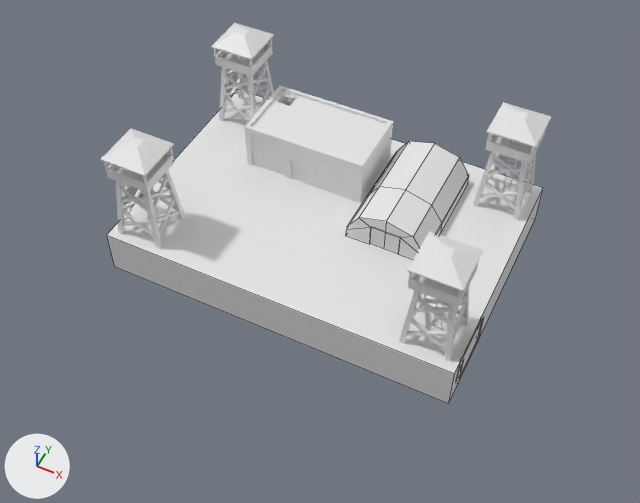
The FBX model The_Compound/Assets/MODELS/FBX/BASIC.fbx as it was, and as the next commit left it.
Rendered twice from a camera (50 mm lens) standing at (7.68, -17.43, 17.71) and looking at (0.54, -3.13, -0.16). Lighting does not change. The marker at lower left points along +X, +Y and +Z. Mesh edges are drawn as thin lines on the coarser meshes. Where no turn or scale is listed for an object, it has been applied to the vertices.

The older version as bpy lines, for what is in view:
```python
me_cube_001 = bpy.data.meshes.new('Cube.001')
me_cube_001.from_pydata([(5.22, 1.64, 0.12), (5.22, 1.64, -1.18), (5.22, -5.42, 0.12), (5.22, -5.42, -1.18), (-4.77, 1.64, 0.12), (-4.77, 1.64, -1.18), (-4.77, -5.42, 0.12), (-4.77, -5.42, -1.18)], [], [(0, 4, 6, 2), (3, 2, 6, 7), (1, 0, 2, 3), (5, 4, 0, 1), (7, 6, 4, 5)])
me_cube_011 = bpy.data.meshes.new('Cube.011')
me_cube_011.from_pydata(...)  # 44 vertices, 36 faces; spans x 1.01..3.26, y -2.53..0.85, z 0.11..1.19
me_cube_012 = bpy.data.meshes.new('Cube.012')
me_cube_012.from_pydata(...)  # 233 vertices, 184 faces; spans x -2.77..0.84, y -1.23..0.85, z -0.04..1.59
ob_barrac = bpy.data.objects.new('BARRAC', me_cube_011)
ob_barrac.location = (0.0, 0.0, 0.0)
ob_build_001 = bpy.data.objects.new('BUILD.001', me_cube_012)
ob_build_001.location = (0.0, 0.0, 0.0)
ob_floor = bpy.data.objects.new('FLOOR', me_cube_001)
ob_floor.location = (0.0, 0.0, 0.0)
# also in view: 'tower.003' at (4.34, -4.48, 1.59); 'tower.001' at (-3.87, 0.75, 1.59); 'tower.000' at (-3.87, -4.54, 1.59); 'tower.002' at (4.34, 0.75, 1.59)
```
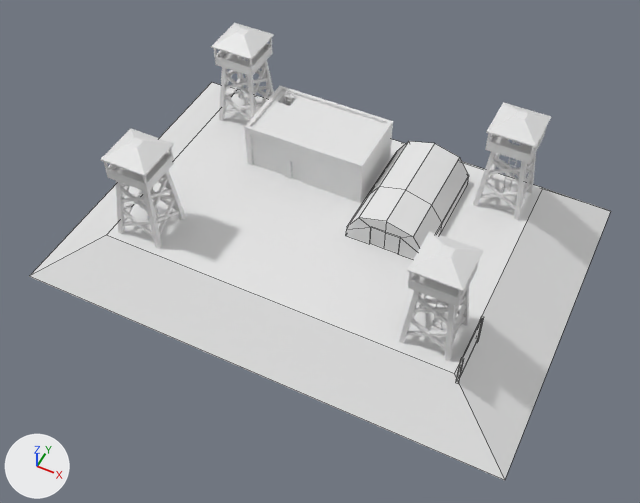
The change, as a diff of the scene's bpy script:
```diff
--- a/The_Compound/Assets/MODELS/FBX/BASIC.fbx.py
+++ b/The_Compound/Assets/MODELS/FBX/BASIC.fbx.py
@@ me_cube_001 @@
 me_cube_001.from_pydata(...)  # 8 vertices, 5 faces; spans x -4.77..5.22, y -5.42..1.64, z -1.18..0.12
 # used by ob_floor; location = (0.0, 0.0, 0.0)
-me_cube_001.vertices[1].co = (5.22, 1.64, -1.18)  # pixel (534, 219)
-me_cube_001.vertices[3].co = (5.22, -5.42, -1.18)  # pixel (448, 403)
-me_cube_001.vertices[5].co = (-4.77, 1.64, -1.18)
-me_cube_001.vertices[7].co = (-4.77, -5.42, -1.18)  # pixel (114, 266)
+# me_cube_001 part 1
+me_cube_001.vertices[1].co = (7.14, 2.99, -1.18)  # pixel (610, 211)
+me_cube_001.vertices[3].co = (7.14, -6.77, -1.18)  # pixel (504, 480)
+me_cube_001.vertices[5].co = (-6.69, 2.99, -1.18)  # pixel (211, 82)
+me_cube_001.vertices[7].co = (-6.69, -6.77, -1.18)  # pixel (29, 276)
```

Location of each change, (x1, y1, x2, y2) in pixels of the pictures (640 x 503 px; the box of a moved part takes in the faces that stretch with it):
'FLOOR', reshaped (33% wider, 27% taller): before (106, 89, 543, 403); after (29, 82, 611, 480)
part 1 of me_cube_001, moved or reshaped: before (106, 189, 543, 403); after (29, 82, 611, 480)
